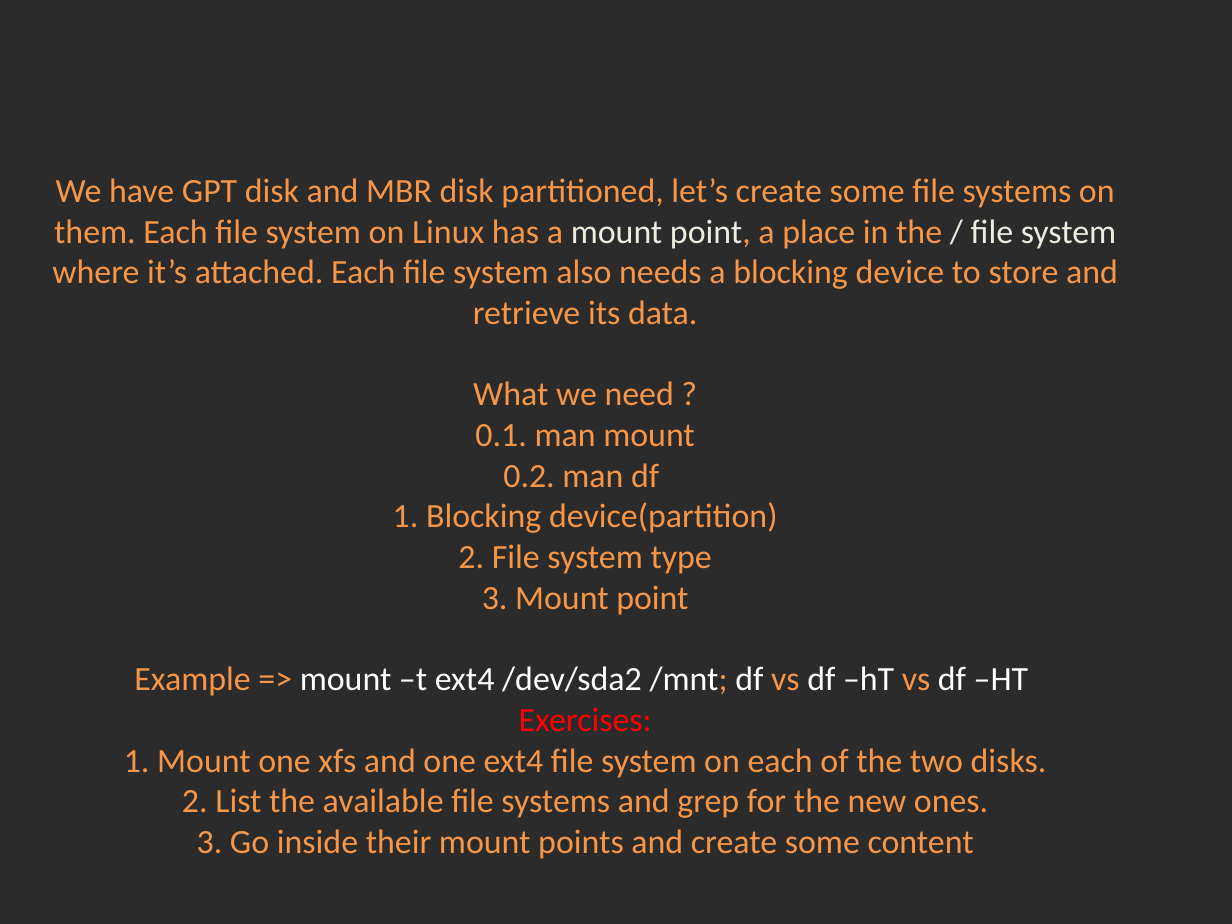
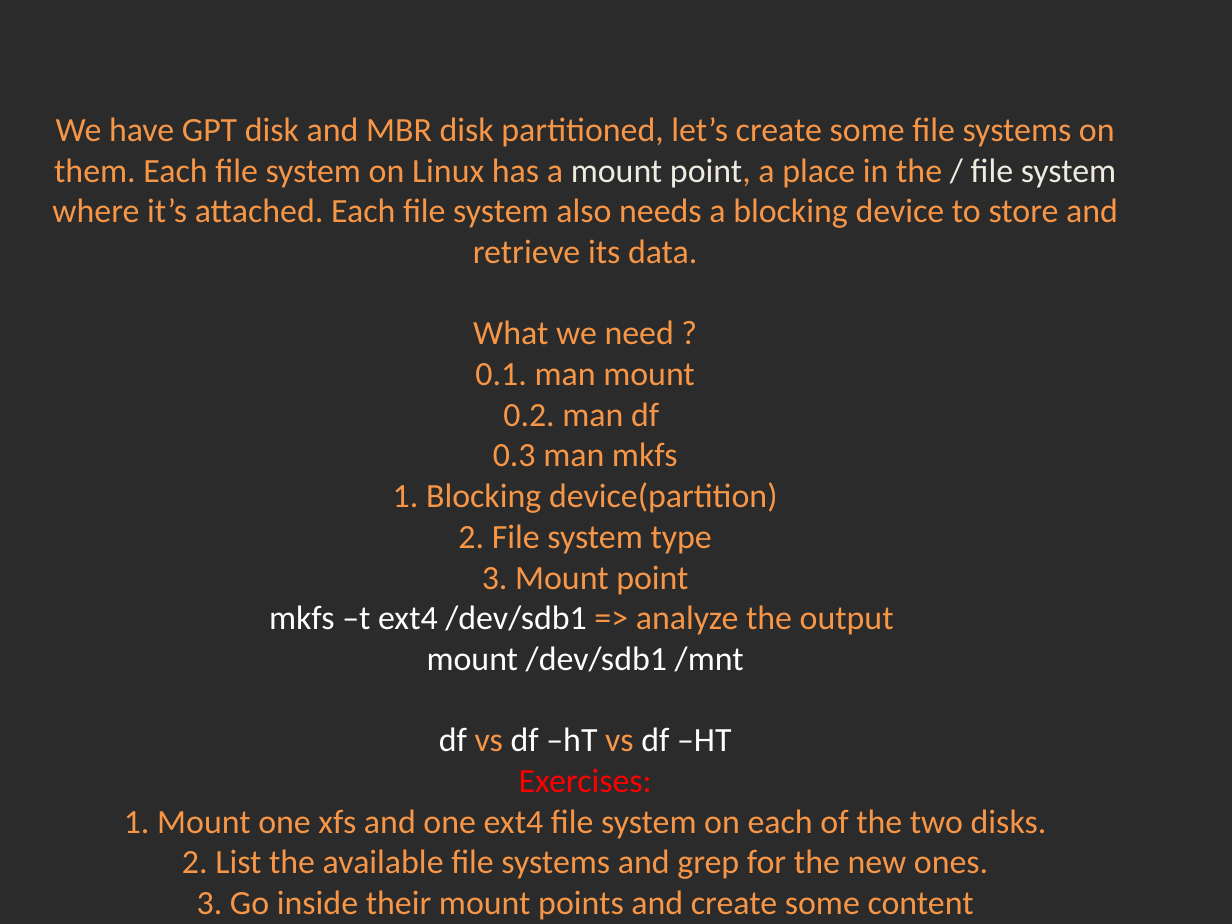
Before and after one commit to Academy-Soft-Intellect/Linux-Course, a slide deck: slide 6 of 08.Partitions_And_LVM_And_Filesystems/08-PartitionsLVMFileSystems.pptx. Drawn at 1232x924 pixels with LibreOffice and Linux fonts; fonts in the diff are those of the drawing; background and template pictures are left out; a plain dark background stands for a picture behind light text. Boxes give left, top, right and bottom in pixels: in the first picture for what was removed or moved away, otherwise in the second. Text is boxed around its words. In the diff, an @@ line names an element or a change of style, - is before the commit and + after.

Commit message:
Missed mkfs.

```diff
--- a/08.Partitions_And_LVM_And_Filesystems/08-PartitionsLVMFileSystems.pptx
+++ b/08.Partitions_And_LVM_And_Filesystems/08-PartitionsLVMFileSystems.pptx
@@ title at [52,117,1118,920]: text changed @@
-We have GPT disk and MBR disk partitioned, let’s create some file systems on them. Each file system on Linux has a mount point, a place in the / file system where it’s attached. Each file system also needs a blocking device to store and retrieve its data.
-What we need ?
-0.1. man mount
-0.2. man df
-1. Blocking device(partition)
-2. File system type
-3. Mount point
-Example => mount –t ext4 /dev/sda2 /mnt; df vs df –hT vs df –HT
-Exercises:
-1. Mount one xfs and one ext4 file system on each of the two disks.
-2. List the available file systems and grep for the new ones.
-3. Go inside their mount points and create some content
+We have GPT disk and MBR disk partitioned, let’s create some file systems on them. Each file system on Linux has a mount point, a place in the / file system where it’s attached. Each file system also needs a blocking device to store and retrieve its data.
+What we need ?
+0.1. man mount
+0.2. man df
+0.3 man mkfs
+1. Blocking device(partition)
+2. File system type
+3. Mount point
+mkfs –t ext4 /dev/sdb1 => analyze the output
+mount /dev/sdb1 /mnt
+df vs df –hT vs df –HT
+Exercises:
+1. Mount one xfs and one ext4 file system on each of the two disks.
+2. List the available file systems and grep for the new ones.
+3. Go inside their mount points and create some content
```
